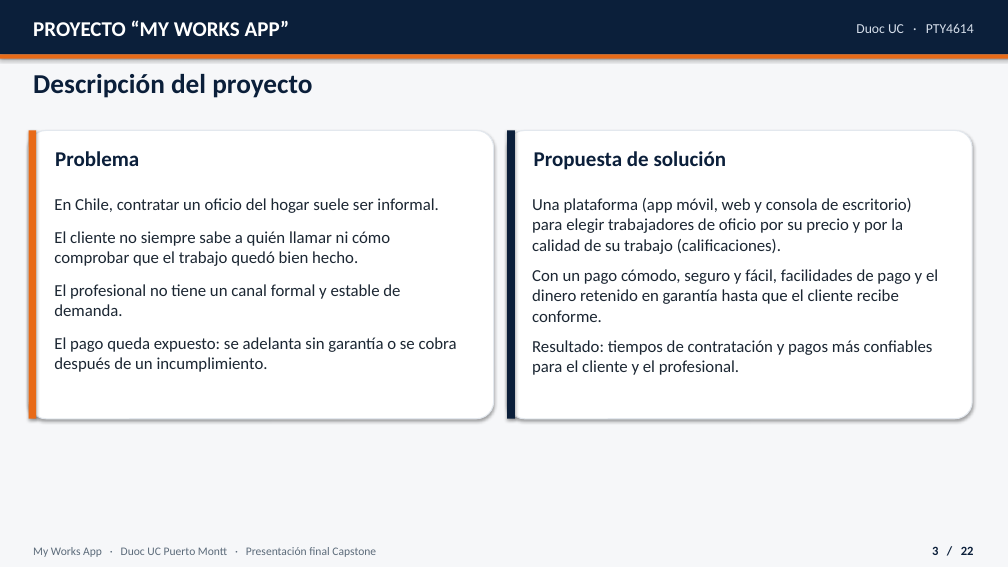
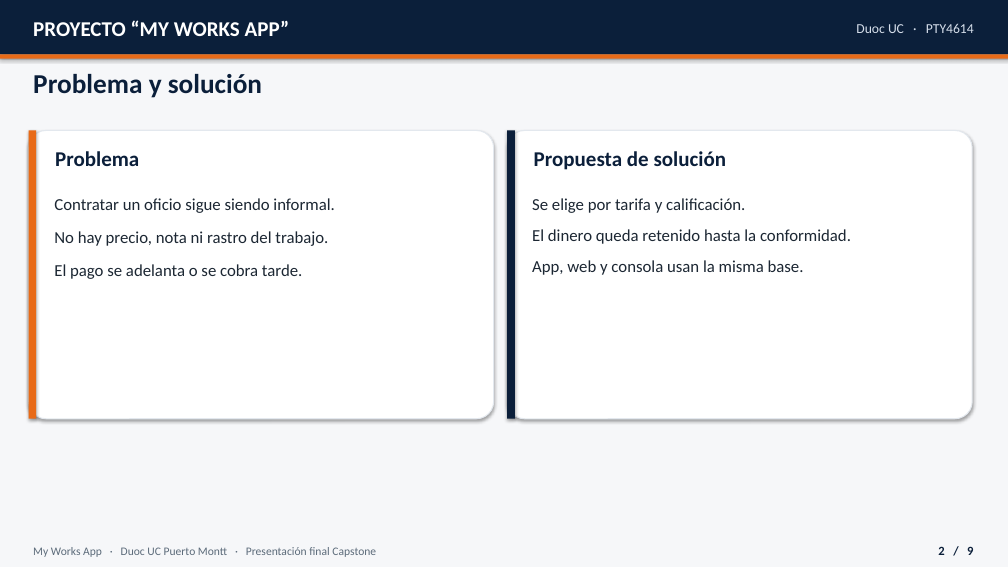
Before and after one commit to MathiasAlejandr0/MyWorksAppProyect, a slide deck: slide 2 of Fase 2/Presentacion_final_MyWorksApp.pptx (slide 3 before the commit). Drawn at 1008x567 pixels with LibreOffice and Linux fonts; fonts in the diff are those of the drawing. Boxes give left, top, right and bottom in pixels: in the first picture for what was removed or moved away, otherwise in the second. Text is boxed around its words. In the diff, an @@ line names an element or a change of style, - is before the commit and + after.

```diff
--- a/Fase 2/Presentacion_final_MyWorksApp.pptx
+++ b/Fase 2/Presentacion_final_MyWorksApp.pptx
@@ text at [33, 74, 262, 98]: text changed @@
-Descripción del proyecto
+Problema y solución
@@ text at [54, 198, 334, 279]: text changed @@
-En Chile, contratar un oficio del hogar suele ser informal.
-El cliente no siempre sabe a quién llamar ni cómo comprobar que el trabajo quedó bien hecho.
-El profesional no tiene un canal formal y estable de demanda.
-El pago queda expuesto: se adelanta sin garantía o se cobra después de un incumplimiento.
+Contratar un oficio sigue siendo informal.
+No hay precio, nota ni rastro del trabajo.
+El pago se adelanta o se cobra tarde.
@@ text at [532, 198, 851, 275]: text changed @@
-Una plataforma (app móvil, web y consola de escritorio) para elegir trabajadores de oficio por su precio y por la calidad de su trabajo (calificaciones).
-Con un pago cómodo, seguro y fácil, facilidades de pago y el dinero retenido en garantía hasta que el cliente recibe conforme.
-Resultado: tiempos de contratación y pagos más confiables para el cliente y el profesional.
+Se elige por tarifa y calificación.
+El dinero queda retenido hasta la conformidad.
+App, web y consola usan la misma base.
@@ text at [938, 546, 973, 555]: text changed @@
-3 / 22
+2 / 9
```
Also in this commit, not shown: 20 other slides changed, 5 other files.
